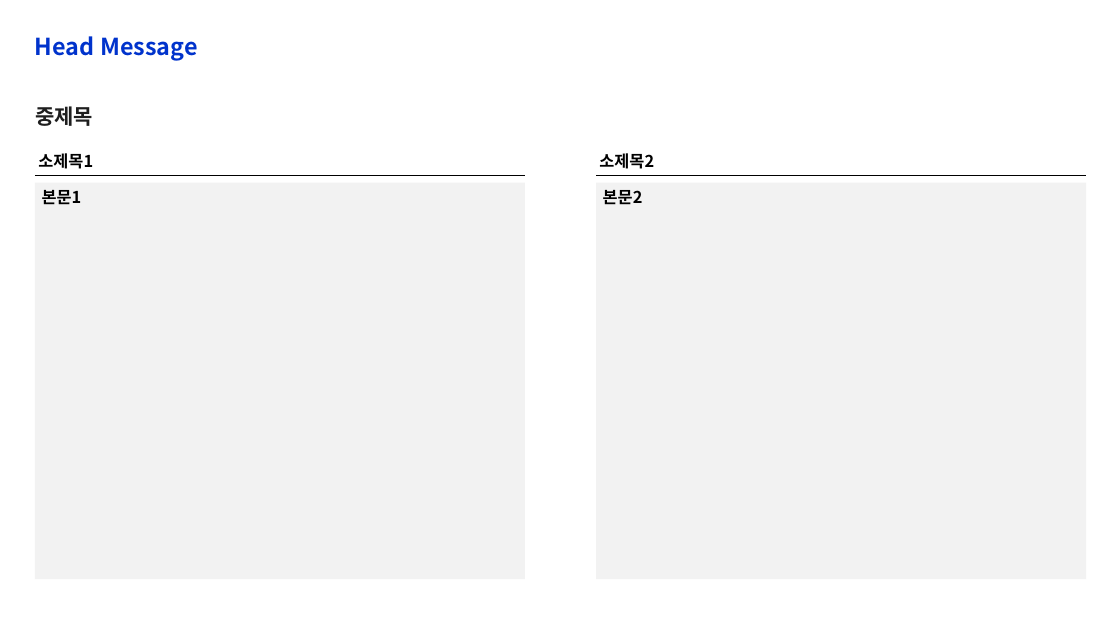
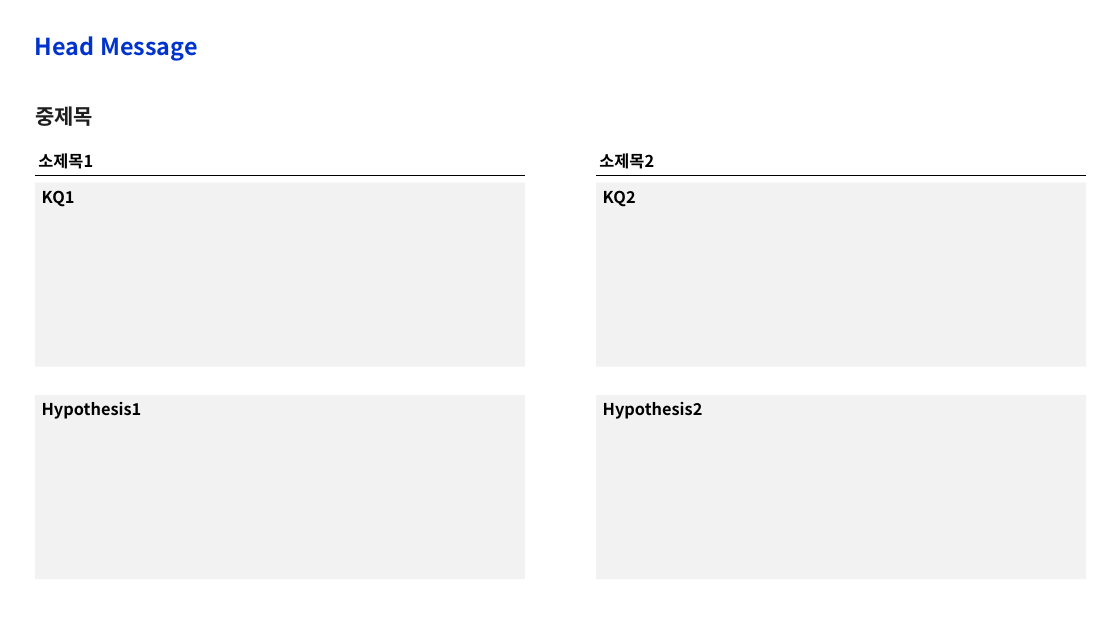
Before and after one commit to jbe5106/Mock-deck-Generator, a slide deck: slide 2 of template/template.pptx. Drawn at 1120x630 pixels with LibreOffice and Linux fonts; fonts in the diff are those of the drawing; background and template pictures are left out. Boxes give left, top, right and bottom in pixels: in the first picture for what was removed or moved away, otherwise in the second. Text is boxed around its words. In the diff, an @@ line names an element or a change of style, - is before the commit and + after.

```diff
--- a/template/template.pptx
+++ b/template/template.pptx
@@ rectangle added at (x1=35, y1=183, x2=525, y2=367), fill #F2F2F2, 14 pt, text #000000, bold @@
+KQ1
@@ rectangle added at (x1=597, y1=183, x2=1086, y2=367), fill #F2F2F2, 14 pt, text #000000, bold @@
+KQ2
@@ rectangle "Hypothesis1" resized from (x1=35, y1=183, x2=525, y2=580) to (x1=35, y1=396, x2=525, y2=580) @@
@@ text in rectangle at (x1=42, y1=402, x2=142, y2=419): text changed @@
-본문1
+Hypothesis1
@@ rectangle "Hypothesis2" resized from (x1=597, y1=183, x2=1086, y2=580) to (x1=597, y1=396, x2=1086, y2=580) @@
@@ text in rectangle at (x1=603, y1=402, x2=703, y2=419): text changed @@
-본문2
+Hypothesis2
```
Also in this commit, not shown: 2 other slides changed, 8 other files.
